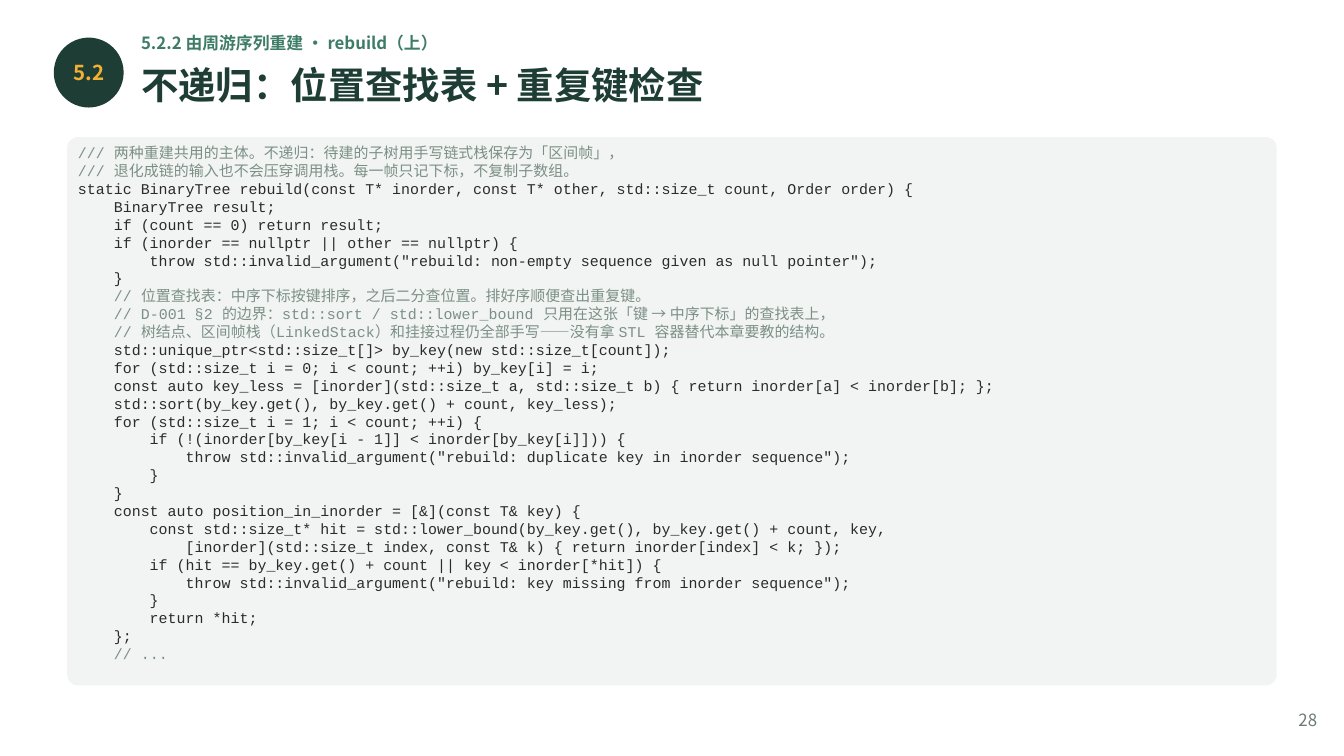
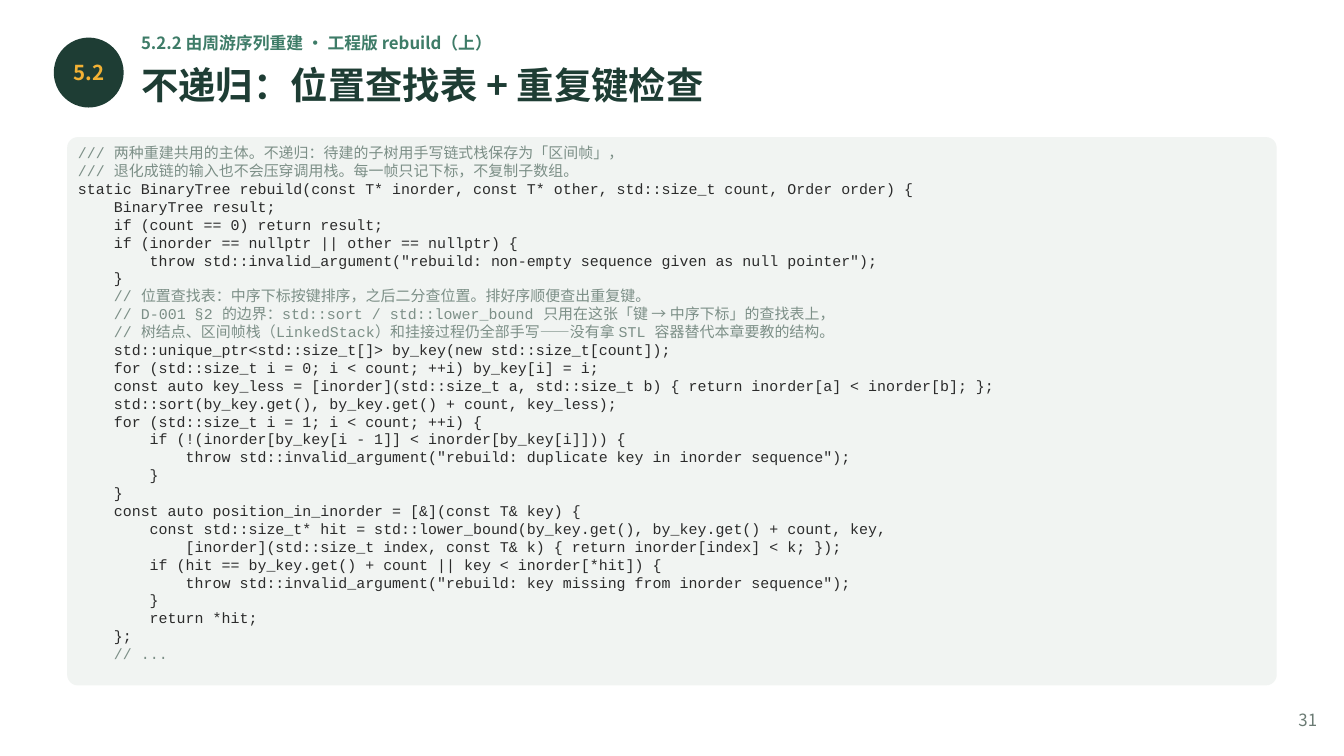
Before and after one commit to GMyhf/2026fall-cs201, a slide deck: slide 31 of courseware/202609_DSA_05_Binary_Tree.pptx (slide 28 before the commit). Drawn at 1344x756 pixels with LibreOffice and Linux fonts; fonts in the diff are those of the drawing. Boxes give left, top, right and bottom in pixels: in the first picture for what was removed or moved away, otherwise in the second. Text is boxed around its words. In the diff, an @@ line names an element or a change of style, - is before the commit and + after.

```diff
--- a/courseware/202609_DSA_05_Binary_Tree.pptx
+++ b/courseware/202609_DSA_05_Binary_Tree.pptx
@@ text at bbox=[141, 34, 492, 51]: text changed @@
-5.2.2 由周游序列重建 · rebuild（上）
+5.2.2 由周游序列重建 · 工程版 rebuild（上）
@@ text at bbox=[1298, 713, 1317, 726]: text changed @@
-28
+31
```
Also in this commit, not shown: 42 other slides changed, 3 slides added, 1 other file.
